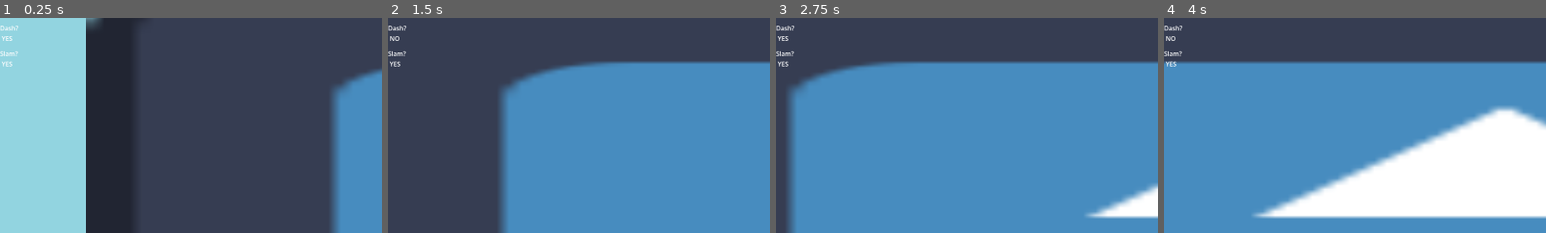
Above: before the commit, frames 1-4 (left to right).
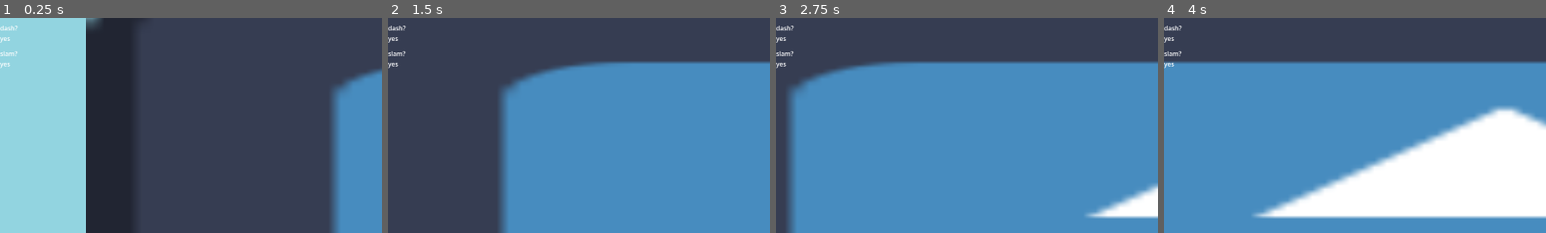
Above: after the commit, the same moments.

Repository: HeroHunterIguess/untitled-wip-game
Game: Godot game, scene res://scenes/worlds/main_world.tscn
Two runs of this game, one before a commit and one after it. Both use one fixed random seed, a clock stepped at 60 frames per second and the inputs below. The engine's default icon, where the game draws it, is replaced by a stand-in: a white triangle on a blue panel in a dark square.
Inputs (mouse positions are % of the whole screen's width and height, from its top left):
- Up to frame 1 (0.25 s): no input
- Up to frame 2 (1.5 s): move the mouse to (72, 45) at 0.52 s; hold D (right) from 0.53 s (still down); tap Q (burst) at 0.6 s; tap Space (double jump) at 0.77 s; tap Shift (dash) at 0.8, 1.35 s; move the mouse to (30, 55) at 1.27 s
- Up to frame 3 (2.75 s): tap Space (double jump) at 1.52 s; tap Q (burst) at 1.55 s; move the mouse to (60, 28) at 2.02 s; release D (right) at 2.03 s; hold A (left) from 2.03 s (still down); tap E (air_freeze) at 2.1 s; tap Shift (dash) at 2.3 s
- Up to frame 4 (4 s): move the mouse to (45, 70) at 2.77 s; release A (left) at 2.78 s; hold D (right) from 2.78 s (still down); tap Q (burst) at 2.85 s; tap Space (double jump) at 3.02, 3.77 s; move the mouse to (80, 65) at 3.52 s; tap Shift (dash) at 3.6 s
The pictures show only the part of the screen within x 0-50%, y 5-55%; the shares and areas given below are measured in that part.

The runs differ from the first frame. In frame 1, 0.2% of the frame differs, in the area x 0-5%, y 3-24%; in frame 2, 0.2%; in frame 3, 0.3%; in frame 4, 0.2%.
Error after the commit: Invalid assignment of property or key 'font_color' with value of type 'Color' on a base object of type 'null instance'. (res://scripts/ui/game_ui.gd:10)

Commit message:
improve ui

Diff:
--- a/scripts/ui/game_ui.gd
+++ b/scripts/ui/game_ui.gd
@@ -7,17 +7,28 @@
 	# display ability statuses
 	if data.double_jumps >= 0:
 		$double_jump_text.text = "Double Jump? \n YES"
+		$double_jump_text.label_settings.font_color = Color(0, 1, 0)
 	else:
 		$double_jump_text.text = "Double Jump? \n NO"
+		$double_jump_text.label_settings.font_color = Color(1, 0, 0)
 
 	if data.dash_timer <= 0:
 		$dash_text.text = "Dash? \n YES"
+		$dash_text.label_settings.font_color = Color(0, 1, 0)
 	else:
 		$dash_text.text = "Dash? \n NO"
+		$dash_text.label_settings.font_color = Color(1, 0, 0)
 
 	if data.slam_timer <= 0:
 		$slam_text.text = "Slam? \n YES"
+		$slam_text.label_settings.font_color = Color(0, 1, 0)
 	else:
 		$slam_text.text = "Slam? \n NO"
+		$slam_text.label_settings.font_color = Color(1, 0, 0)
 
-	#if data.burst_timer <= 0:
+	if data.burst_timer <= 0:
+		$burst_text.text = "Burst? \n YES"
+		$burst_text.label_settings.font_color = Color(0, 1, 0)
+	else:
+		$burst_text.text = "Burst? \n NO"
+		$burst_text.label_settings.font_color = Color(1, 0, 0)
